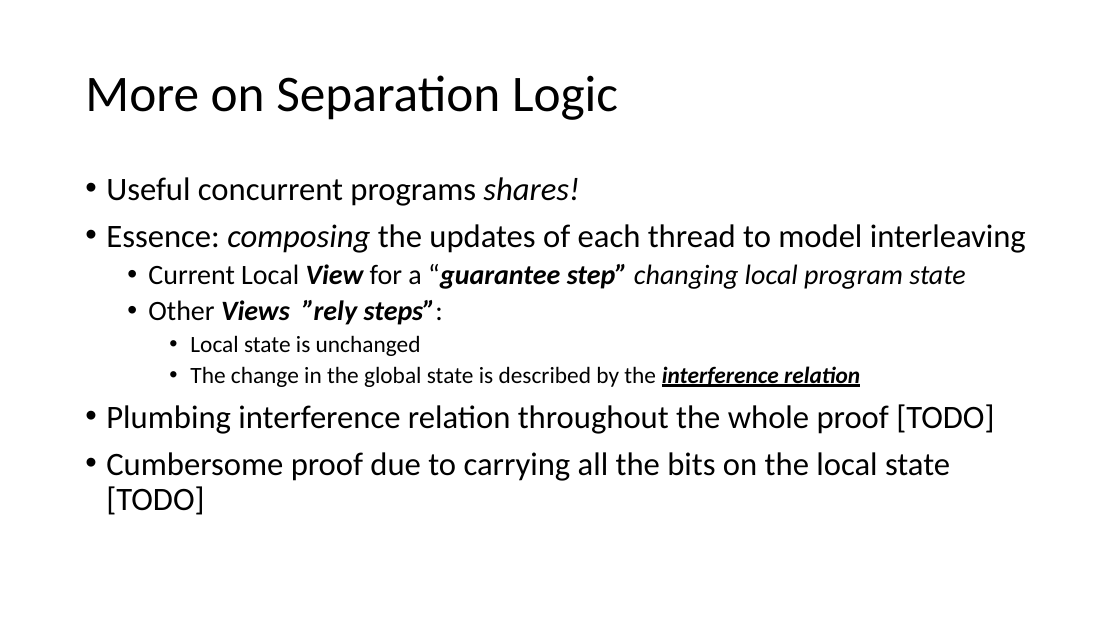
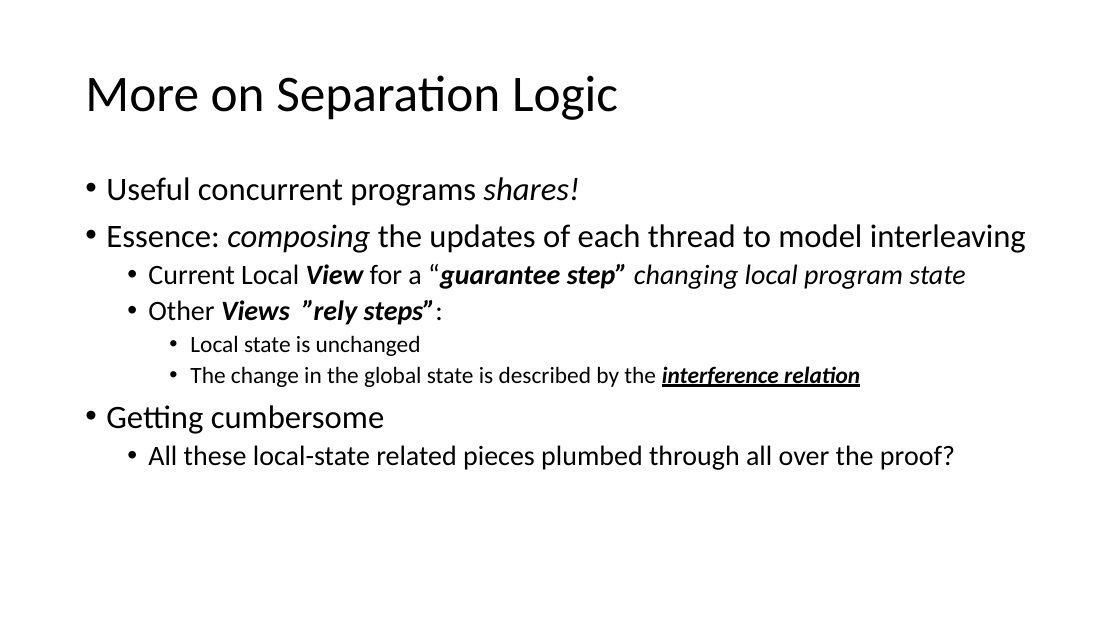
Before and after one commit to Contingent-Systems/modal_abstractions_presentations, a slide deck: slide 7 of thesis_proposal/proposal.pptx. Drawn at 1120x630 pixels with LibreOffice and Linux fonts; fonts in the diff are those of the drawing. Boxes give left, top, right and bottom in pixels: in the first picture for what was removed or moved away, otherwise in the second. Text is boxed around its words. In the diff, an @@ line names an element or a change of style, - is before the commit and + after.

```diff
--- a/thesis_proposal/proposal.pptx
+++ b/thesis_proposal/proposal.pptx
@@ text at (x1=106, y1=405, x2=955, y2=470): text changed; size 28 to 24 pt @@
-• Plumbing interference relation throughout the whole proof [TODO]
-• Cumbersome proof due to carrying all the bits on the local state [TODO]
+• Getting cumbersome
+  • All these local-state related pieces plumbed through all over the proof?
```
Also in this commit, not shown: 4 other slides changed, 2 slides added, 1 slide removed.
